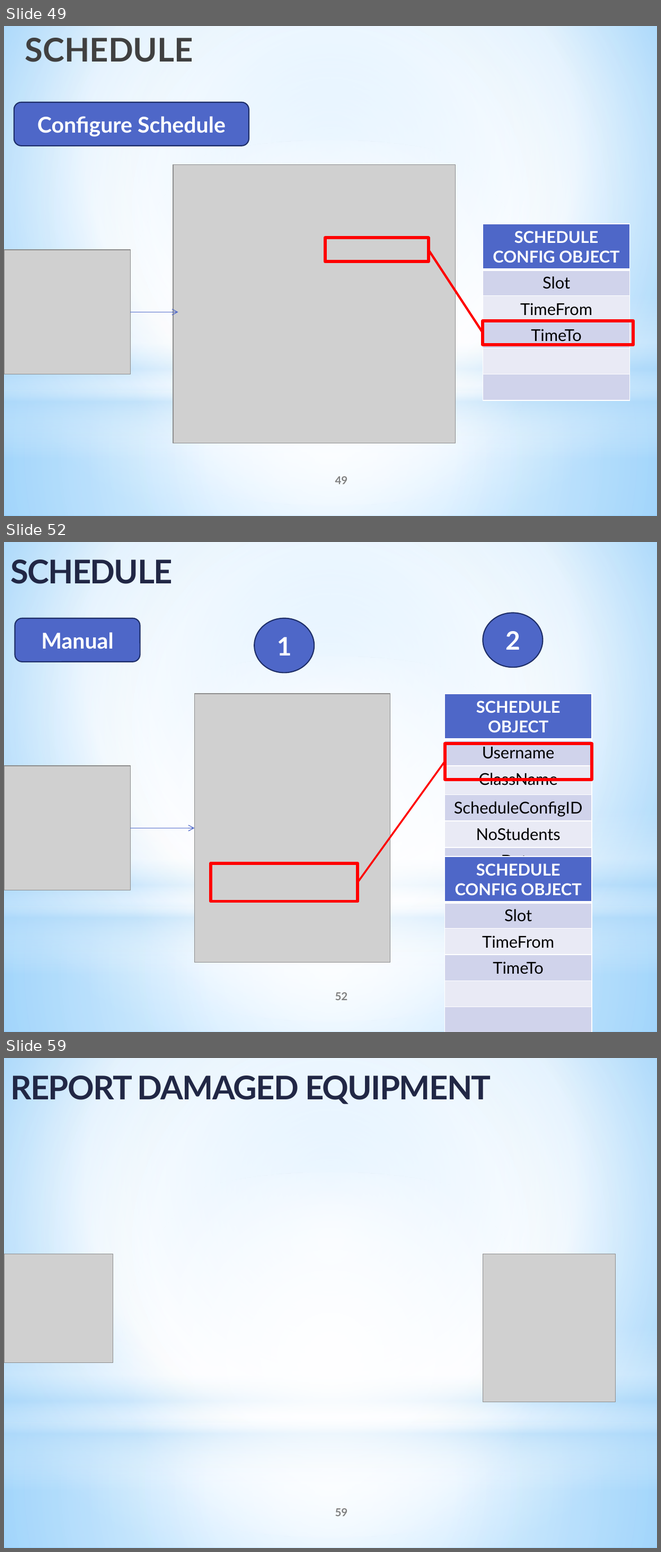
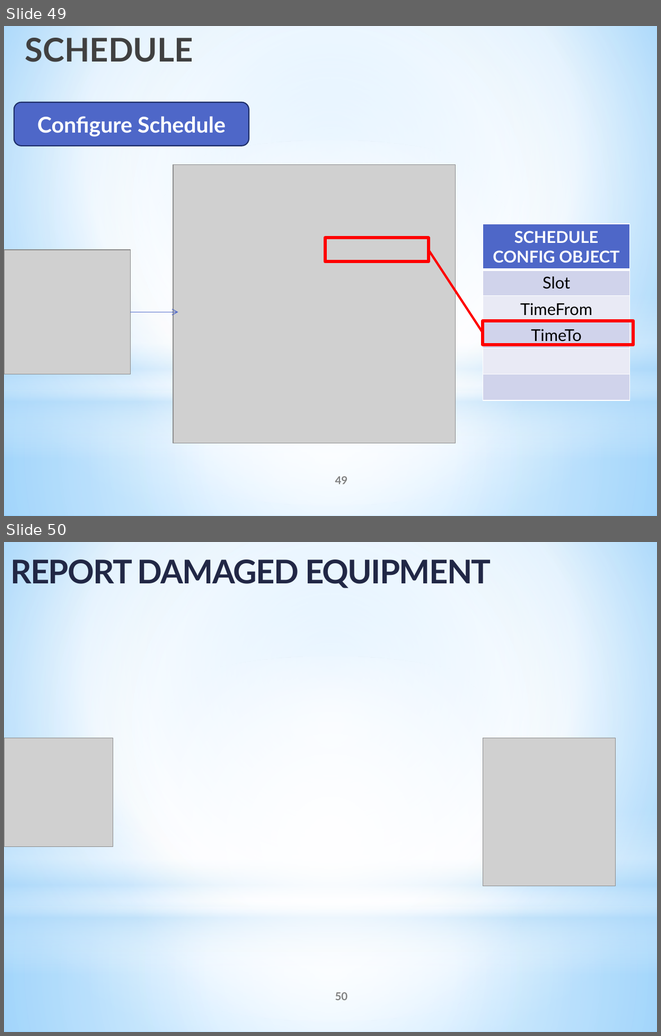
Before and after one commit to tranquang9a1/ECRM, a slide deck: Document/ECRM-Presentation v5.pptx. Shown one above the other, each under a label of ours: slides 49, 52 and 59 before the commit, slides 49 and 50 after it; the slides between them are not shown. The pictures are 661x1552 and 661x1036 pixels, drawn with LibreOffice and Linux fonts; fonts in the diff are those of the drawing; grey boxes stand for pictures. Boxes give left, top, right and bottom in pixels: in the first picture for what was removed or moved away, otherwise in the second. Text is boxed around its words. In the diff, an @@ line names an element or a change of style, - is before the commit and + after.

Commit message:
Remove slide schedule

```diff
--- a/Document/ECRM-Presentation v5.pptx
+++ b/Document/ECRM-Presentation v5.pptx
@@ slide 52 removed at <box>4,542,657,1032</box>, background gradient #9ED5FF to #FFFFFF to #5BB9FF; not listed: 4 template elements that a slide beside it also shows @@
@@ text removed at <box>10,559,172,584</box> @@
-SCHEDULE
@@ rounded rectangle removed at <box>15,618,140,662</box> @@
-Manual
@@ ellipse removed at <box>254,618,314,672</box> @@
-1
@@ ellipse removed at <box>483,612,542,667</box> @@
-2
@@ picture removed at <box>195,694,390,962</box> @@
@@ table removed at <box>445,694,592,874</box>, 6 rows, 1 columns @@
-SCHEDULE OBJECT
-Username
-ClassName
-ScheduleConfigID
-NoStudents
-Date
@@ rectangle removed at <box>445,743,592,779</box> @@
@@ line removed from (445, 761) to (358, 882) @@
@@ picture removed at <box>4,766,130,891</box> @@
@@ arrow removed from (130, 828) to (195, 828) @@
@@ table removed at <box>445,856,592,1032</box>, 6 rows, 1 columns @@
-SCHEDULE CONFIG OBJECT
-Slot
-TimeFrom
-TimeTo
-
-
@@ rectangle removed at <box>211,863,358,901</box> @@
@@ page number removed at <box>335,992,348,1000</box> @@
-52
@@ what was slide 59 is now slide 50 @@
@@ page number at <box>335,992,348,1000</box>: text changed @@
-59
+50
```
Also in this commit, not shown: 8 slides changed, 8 other slides removed.
